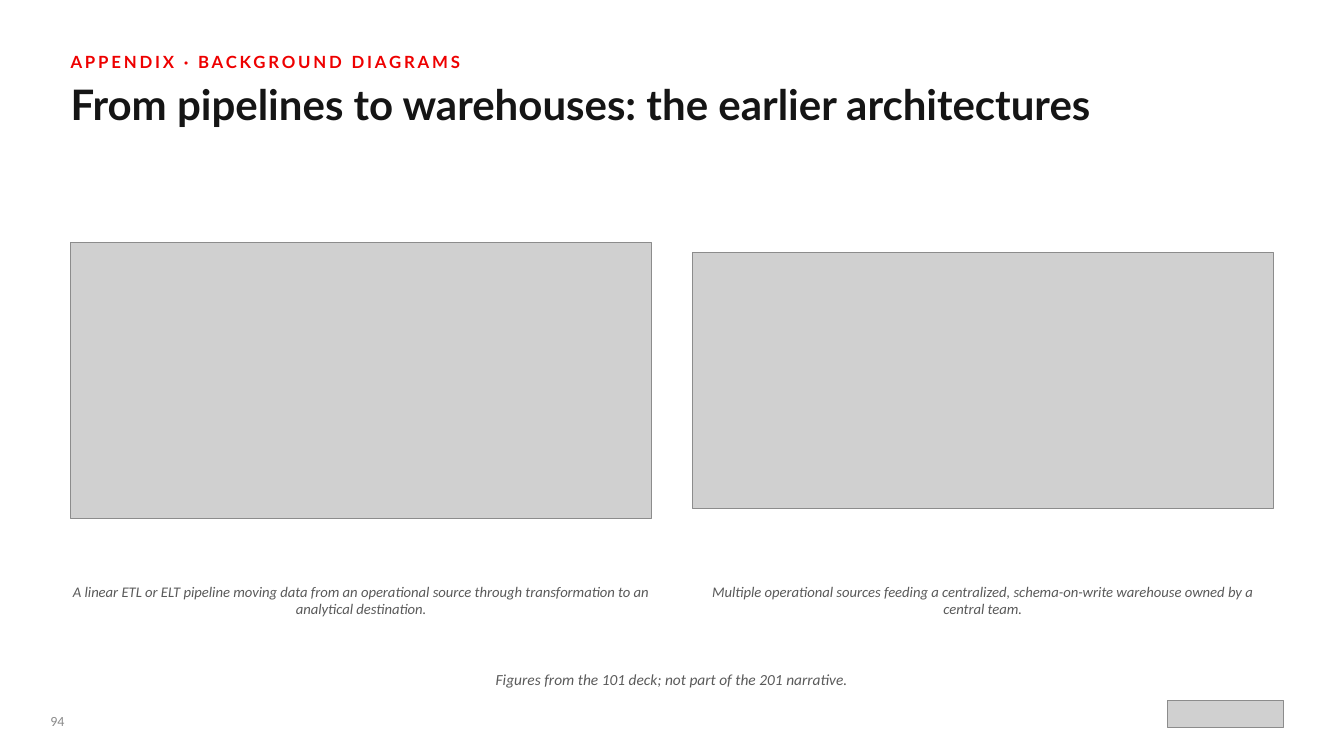
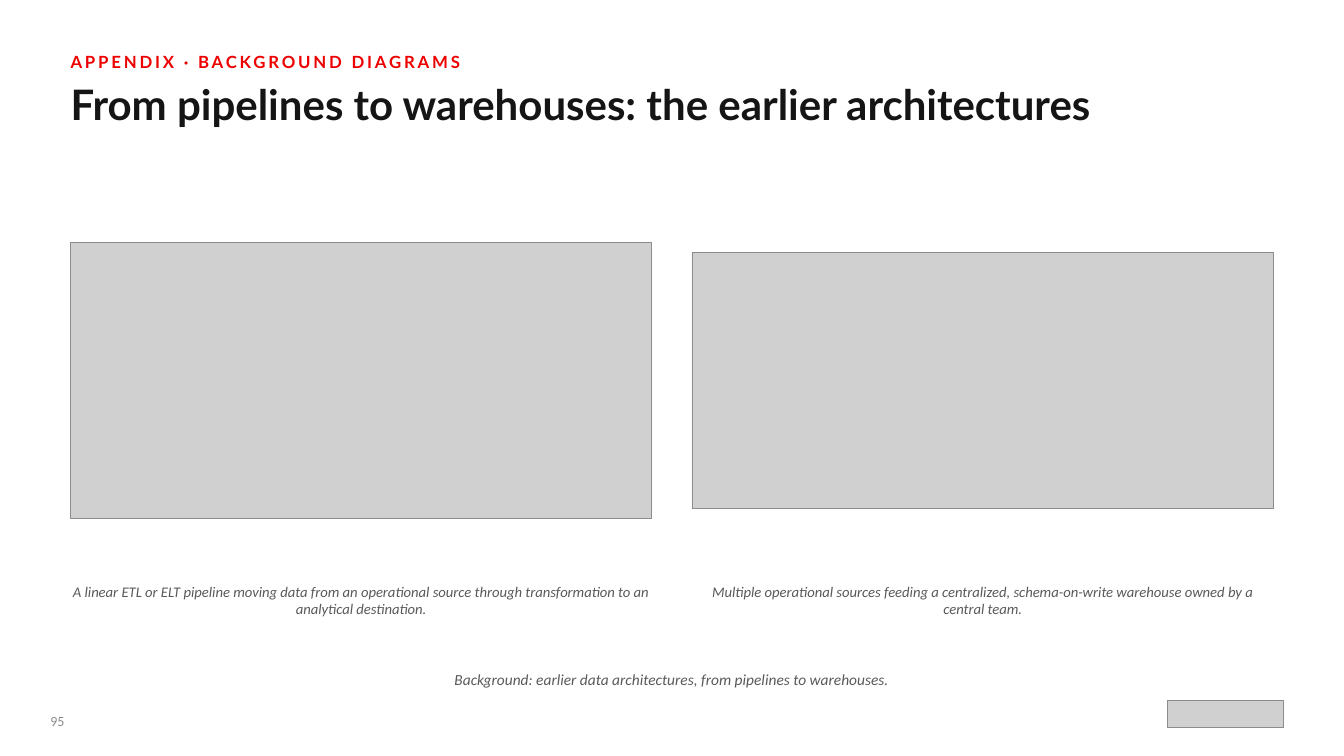
Before and after one commit to patterncatalyst/datamesh-reference-arch-quarkus, a slide deck: slide 96 of presentation/datamesh-201/Datamesh-201-Quarkus-r1.1.pptx (slide 95 before the commit). Drawn at 1344x756 pixels with LibreOffice and Linux fonts; fonts in the diff are those of the drawing; grey boxes stand for pictures. Boxes give left, top, right and bottom in pixels: in the first picture for what was removed or moved away, otherwise in the second. Text is boxed around its words. In the diff, an @@ line names an element or a change of style, - is before the commit and + after.

Commit message:
fix: address validation findings — @Blocking behavior, consistent JVM numbers, gRPC threading default, remaining wording, analytical-data close

```diff
--- a/presentation/datamesh-201/Datamesh-201-Quarkus-r1.1.pptx
+++ b/presentation/datamesh-201/Datamesh-201-Quarkus-r1.1.pptx
@@ text at [454, 674, 889, 688]: text changed @@
-Figures from the 101 deck; not part of the 201 narrative.
+Background: earlier data architectures, from pipelines to warehouses.
@@ text at [50, 717, 64, 726]: text changed @@
-94
+95
```
Also in this commit, not shown: 24 other slides changed, 24 other files.
